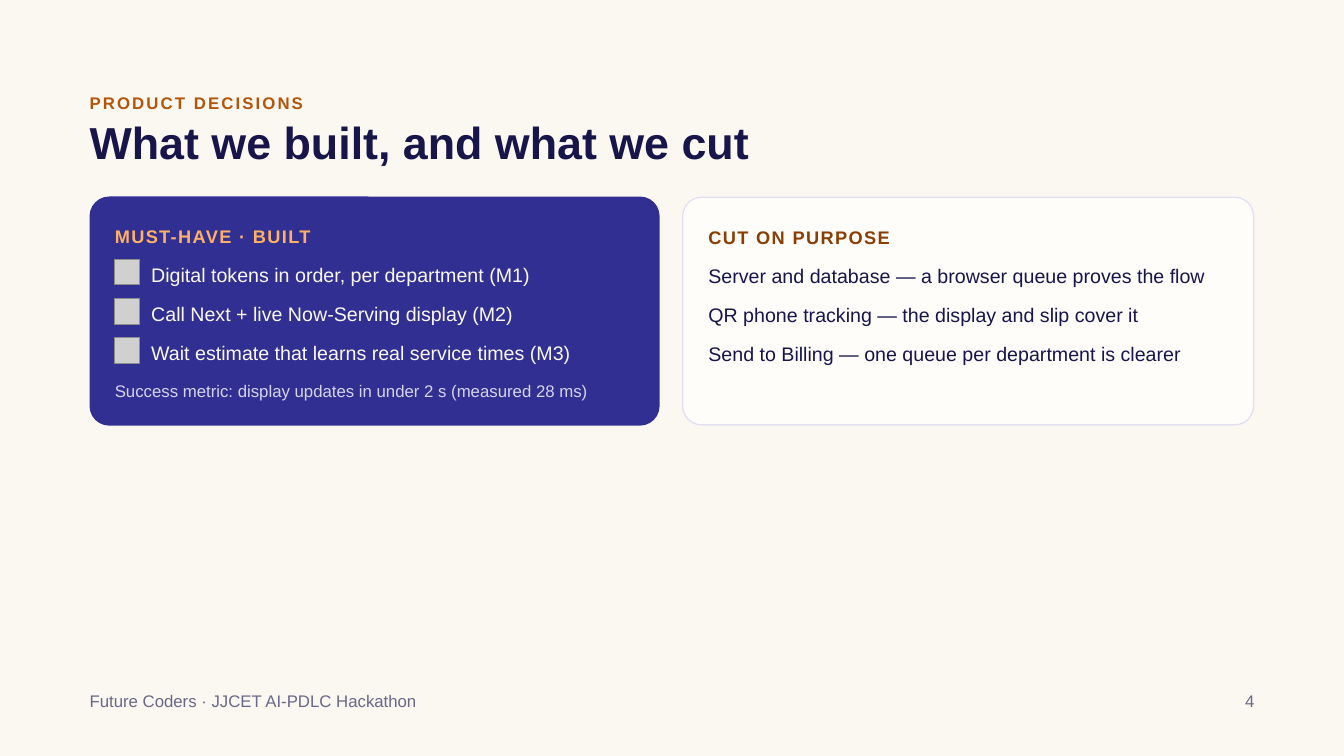
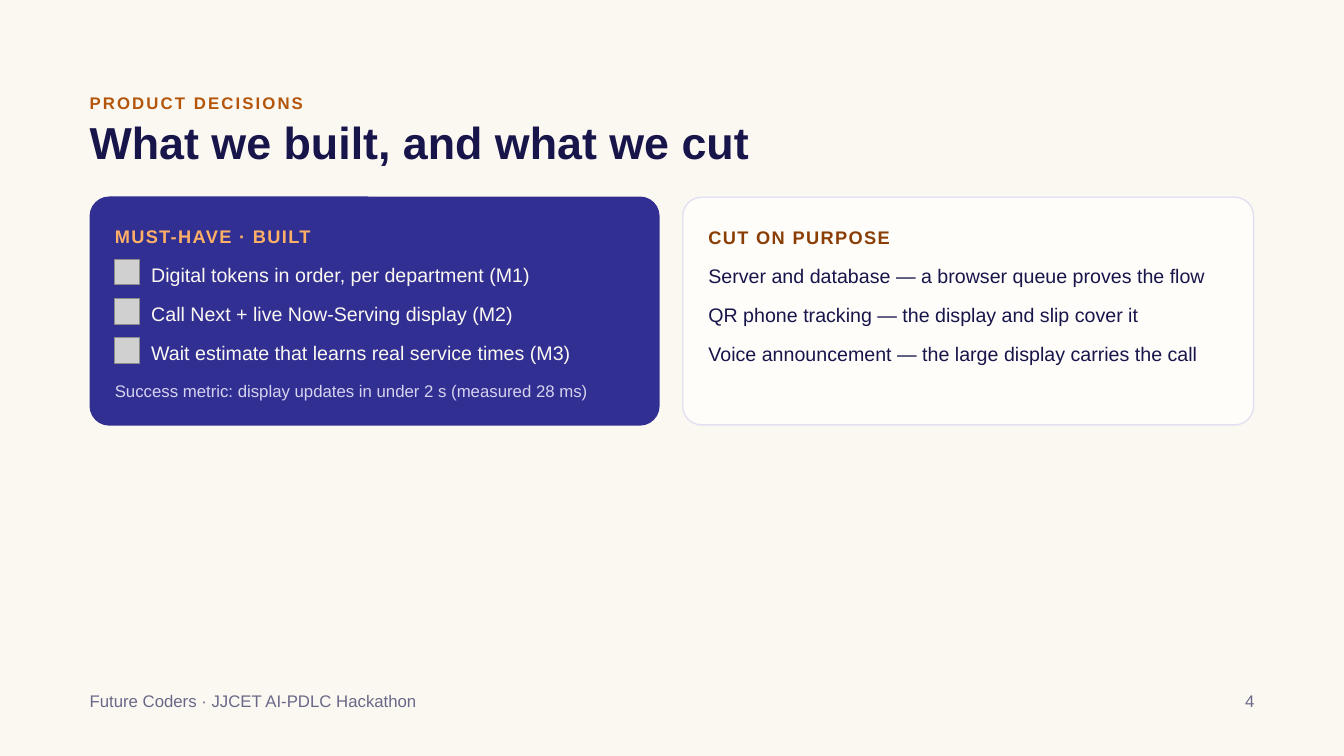
Before and after one commit to AshikAR-sys/CareQueue, a slide deck: slide 4 of docs/deck/CareQueue_Team12_Demo_Deck.pptx. Drawn at 1344x756 pixels with LibreOffice and Linux fonts; fonts in the diff are those of the drawing; grey boxes stand for pictures. Boxes give left, top, right and bottom in pixels: in the first picture for what was removed or moved away, otherwise in the second. Text is boxed around its words. In the diff, an @@ line names an element or a change of style, - is before the commit and + after.

```diff
--- a/docs/deck/CareQueue_Team12_Demo_Deck.pptx
+++ b/docs/deck/CareQueue_Team12_Demo_Deck.pptx
@@ text at (708,346,1197,365): text changed @@
-Send to Billing — one queue per department is clearer
+Voice announcement — the large display carries the call
```
Also in this commit, not shown: 13 other files.
